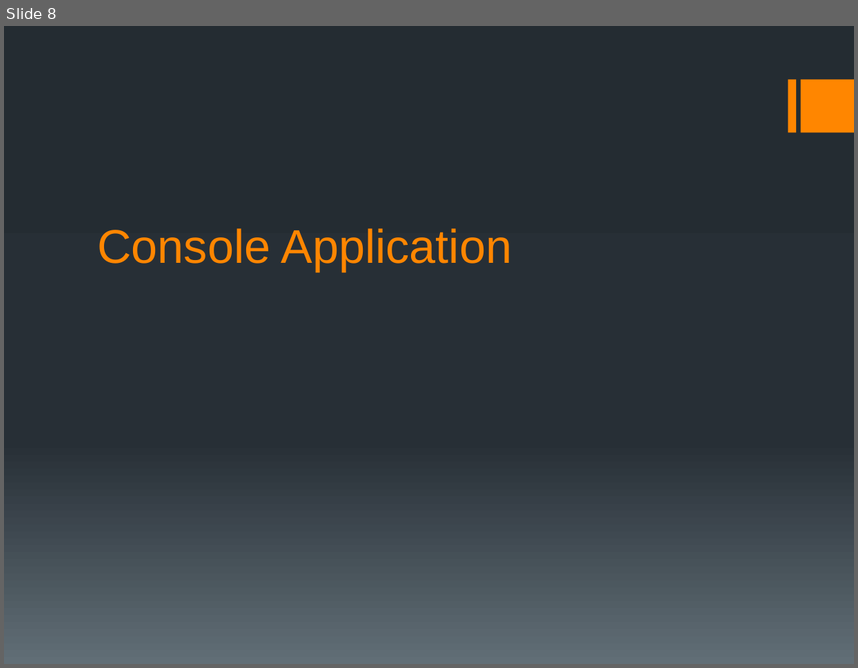
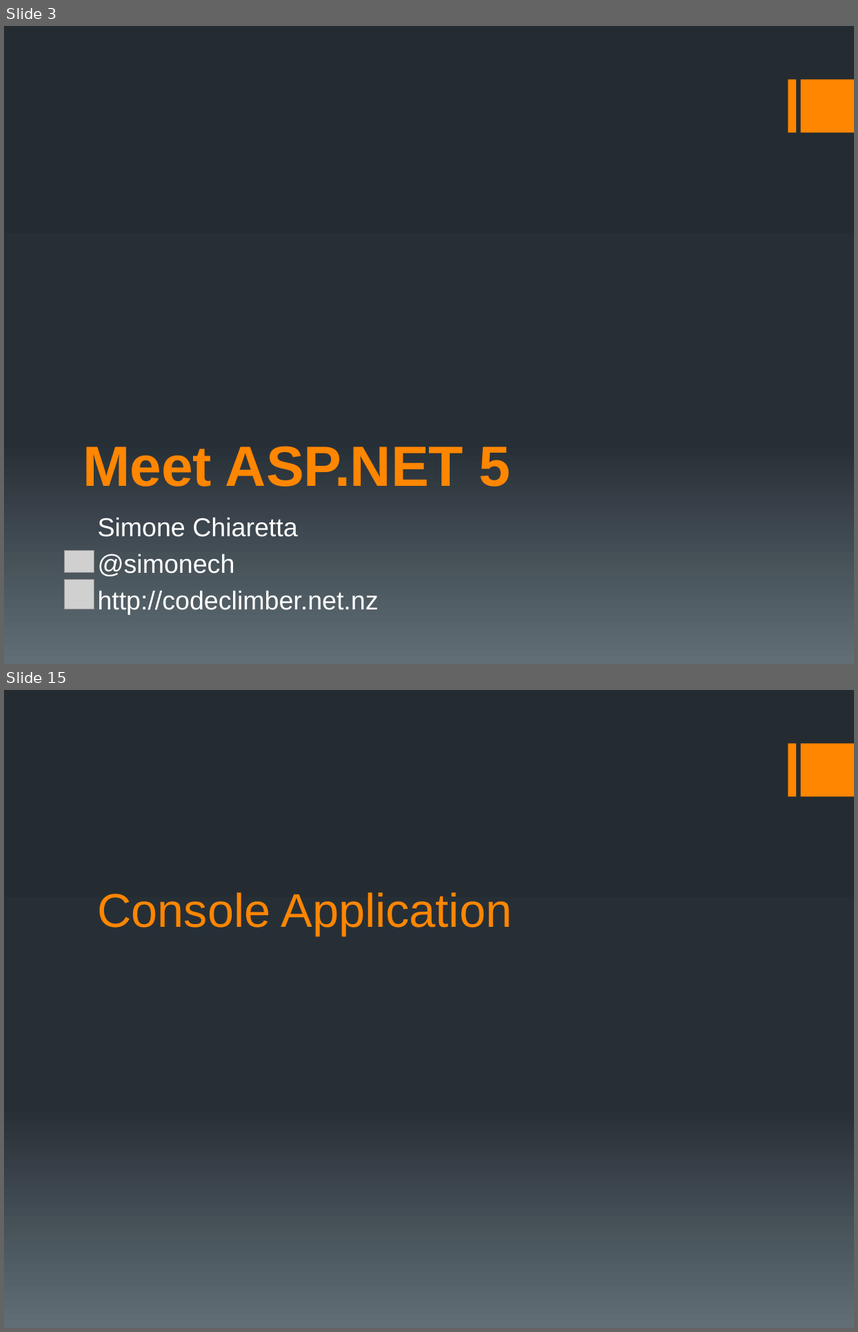
Before and after one commit to simonech/MeetASPNETCoreAtCG16, a slide deck: MeetASPNETCore.pptx. Shown one above the other, each under a label of ours: slide 8 before the commit, slides 3 and 15 after it; the slides between them are not shown. The pictures are 858x668 and 858x1332 pixels, drawn with LibreOffice and Linux fonts; fonts in the diff are those of the drawing; grey boxes stand for pictures. Boxes give left, top, right and bottom in pixels: in the first picture for what was removed or moved away, otherwise in the second. Text is boxed around its words. In the diff, an @@ line names an element or a change of style, - is before the commit and + after.

```diff
--- a/MeetASPNETCore.pptx
+++ b/MeetASPNETCore.pptx
@@ slide 3 added at (4, 26, 854, 664), background gradient #242C33 to #273037 to #636D76; not listed: 2 template elements that a slide beside it also shows @@
@@ title added at (83, 446, 511, 486), 48 pt, text #FF8600, bold @@
+Meet ASP.NET 5
@@ subtitle added at (98, 517, 379, 614), 22 pt, text #FFFFFF @@
+Simone Chiaretta
+@simonech
+http://codeclimber.net.nz
@@ picture added at (64, 550, 94, 572) @@
@@ picture added at (64, 579, 94, 609) @@
@@ what was slide 8 is now slide 15 @@
```
Also in this commit, not shown: 9 slides changed, 8 other slides added, 2 slides removed, 18 other files.
